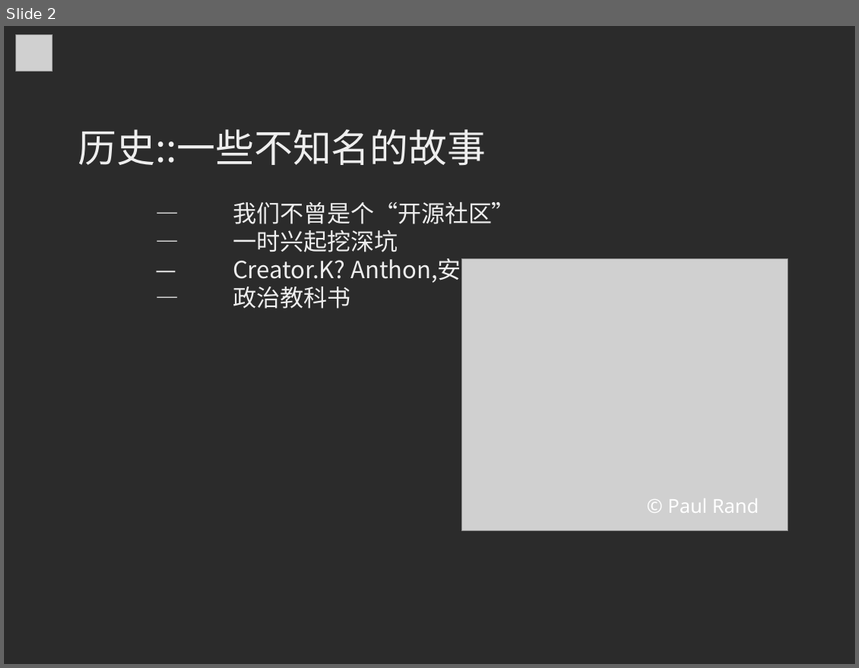
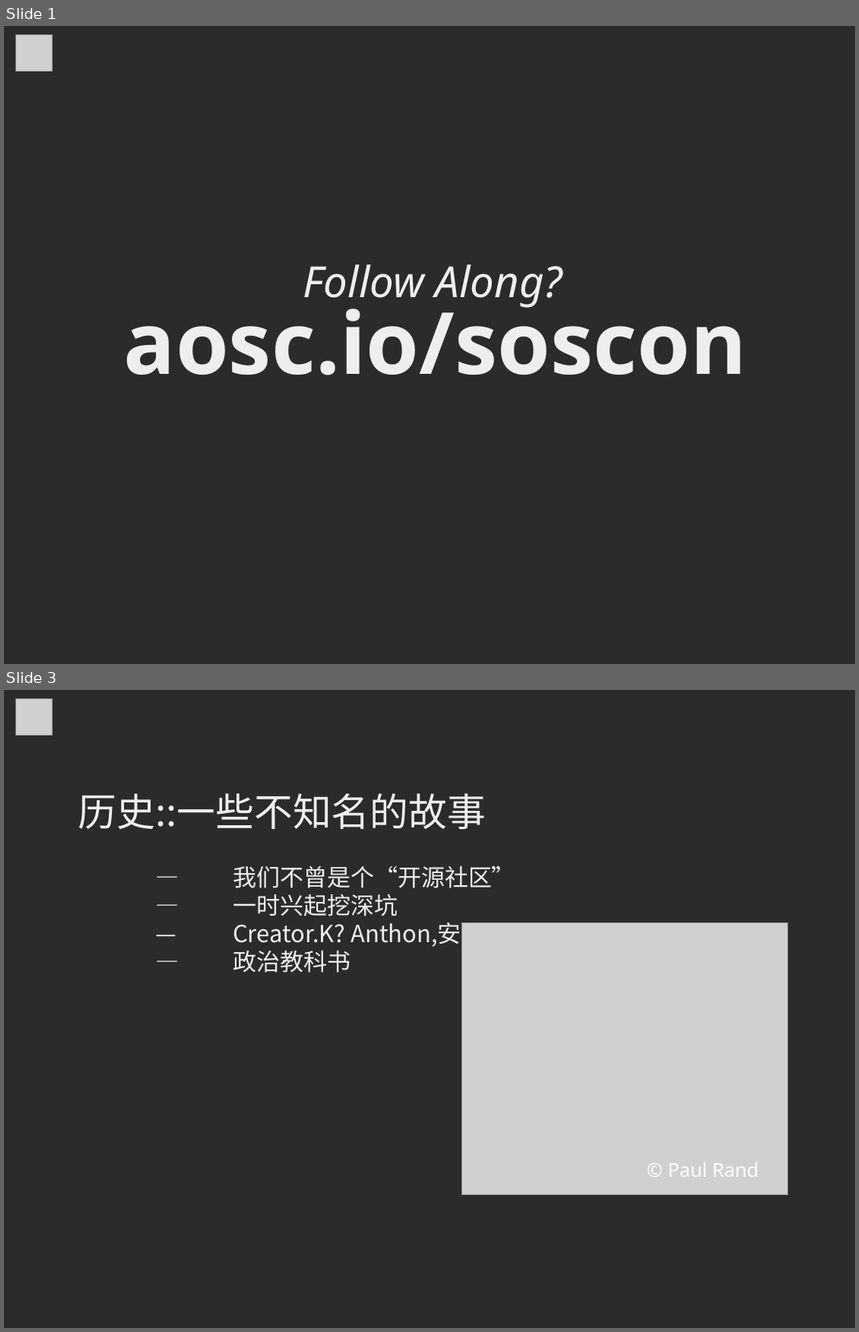
Before and after one commit to MingcongBai/soscon-2018-talk, a slide deck: slide.odp. Shown one above the other, each under a label of ours: slide 2 before the commit, slides 1 and 3 after it; the slides between them are not shown. The pictures are 859x668 and 859x1332 pixels, drawn with LibreOffice and Linux fonts; fonts in the diff are those of the drawing; grey boxes stand for pictures; background and template pictures are left out; a plain dark background stands for a picture behind light text. Boxes give left, top, right and bottom in pixels: in the first picture for what was removed or moved away, otherwise in the second. Text is boxed around its words. In the diff, an @@ line names an element or a change of style, - is before the commit and + after.

```diff
--- a/slide.odp
+++ b/slide.odp
@@ slide 1 added at bbox=[4, 26, 855, 664], background picture (left out) @@
@@ picture added at bbox=[16, 34, 53, 71] @@
@@ text added at bbox=[303, 265, 563, 308], 40 pt, text #EEEEEE, italic @@
+Follow Along?
@@ text added at bbox=[124, 294, 747, 376], 80 pt, text #EEEEEE, bold @@
+aosc.io/soscon
@@ what was slide 2 is now slide 3 @@
```
Also in this commit, not shown: 3 slides changed, 3 other slides added.
